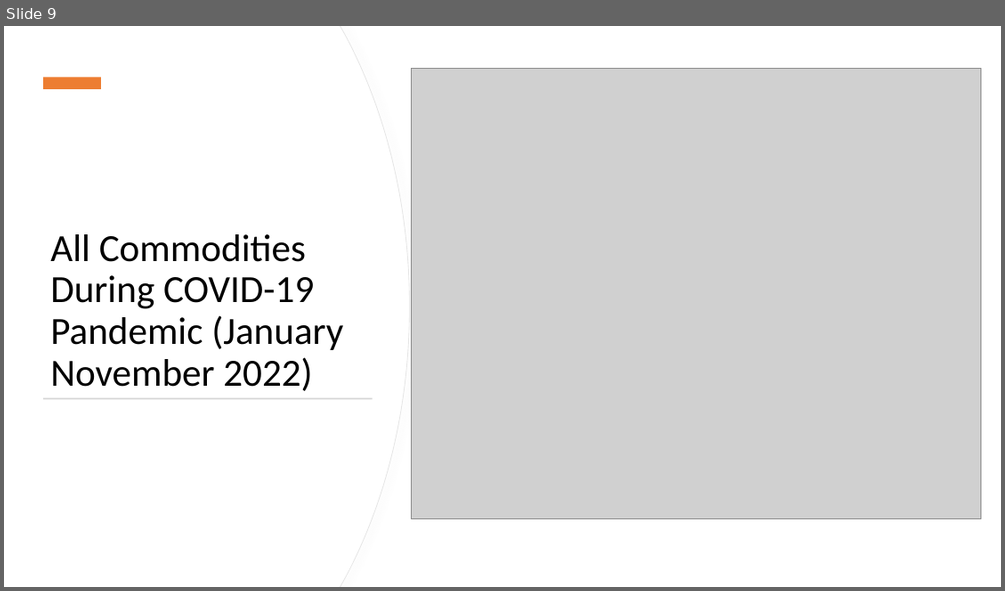
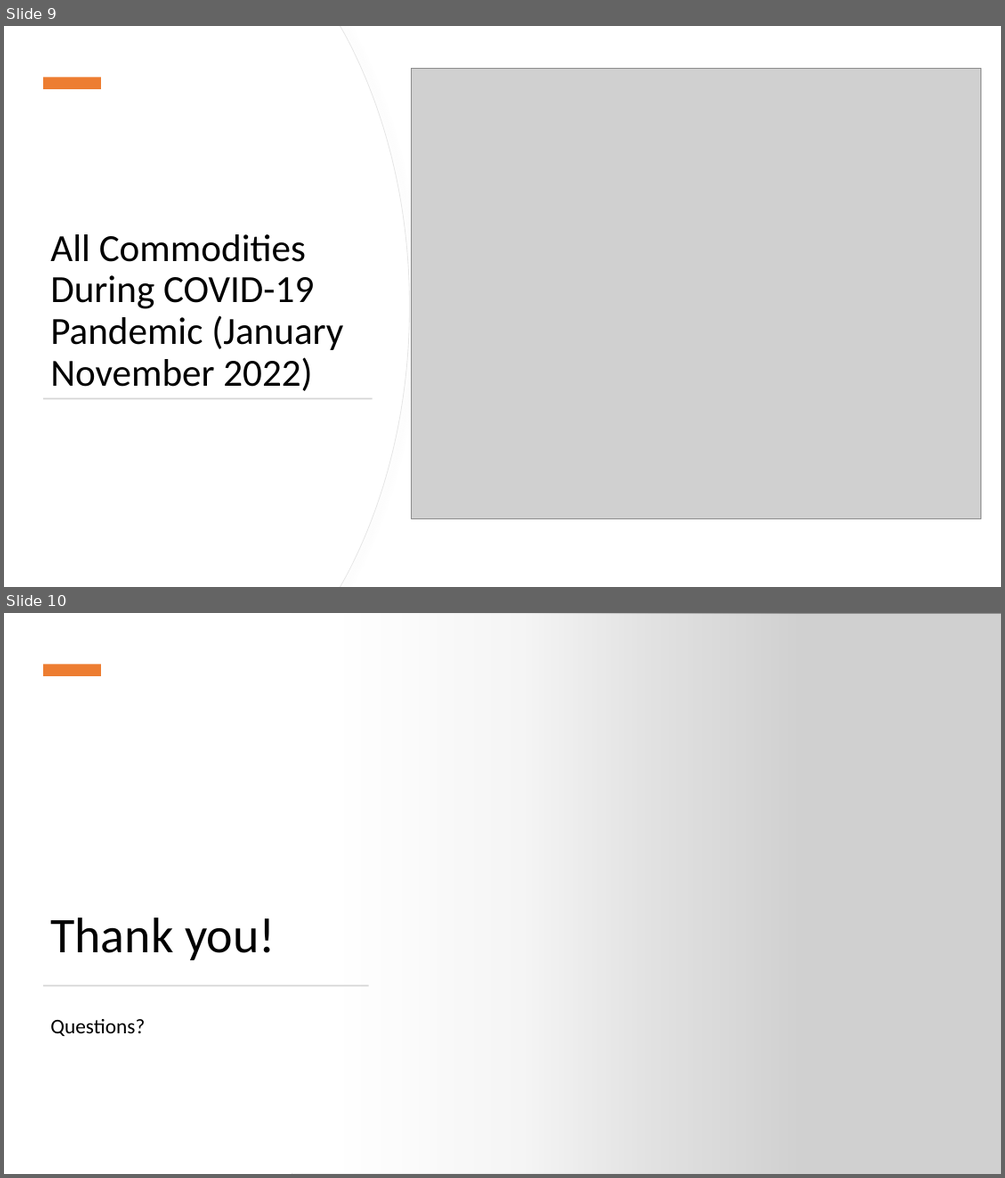
Before and after one commit to dylanmcgullam/Group-Project-1, a slide deck: outputs/final_presentation.pptx. Shown one above the other, each under a label of ours: slide 9 before the commit, slides 9 and 10 after it. The pictures are 1005x591 and 1005x1178 pixels, drawn with LibreOffice and Linux fonts; fonts in the diff are those of the drawing; grey boxes stand for pictures. Boxes give left, top, right and bottom in pixels: in the first picture for what was removed or moved away, otherwise in the second. Text is boxed around its words. In the diff, an @@ line names an element or a change of style, - is before the commit and + after.

```diff
--- a/outputs/final_presentation.pptx
+++ b/outputs/final_presentation.pptx
@@ slide 10 added at [4, 613, 1001, 1174], background #FFFFFF @@
@@ rectangle added at [4, 613, 802, 1174], fill gradient #FFFFFF @@
@@ picture added at [291, 613, 1001, 1174] @@
@@ rectangle added at [43, 665, 101, 676], fill #ED7D31 @@
@@ title added at [50, 917, 275, 960], 48 pt, text #000000 @@
+Thank you!
@@ rectangle added at [44, 985, 369, 986], fill #D5D5D5 @@
@@ text added at [50, 1019, 145, 1036], 20 pt, text #000000 @@
+Questions?
```
Also in this commit, not shown: 2 slides changed.
